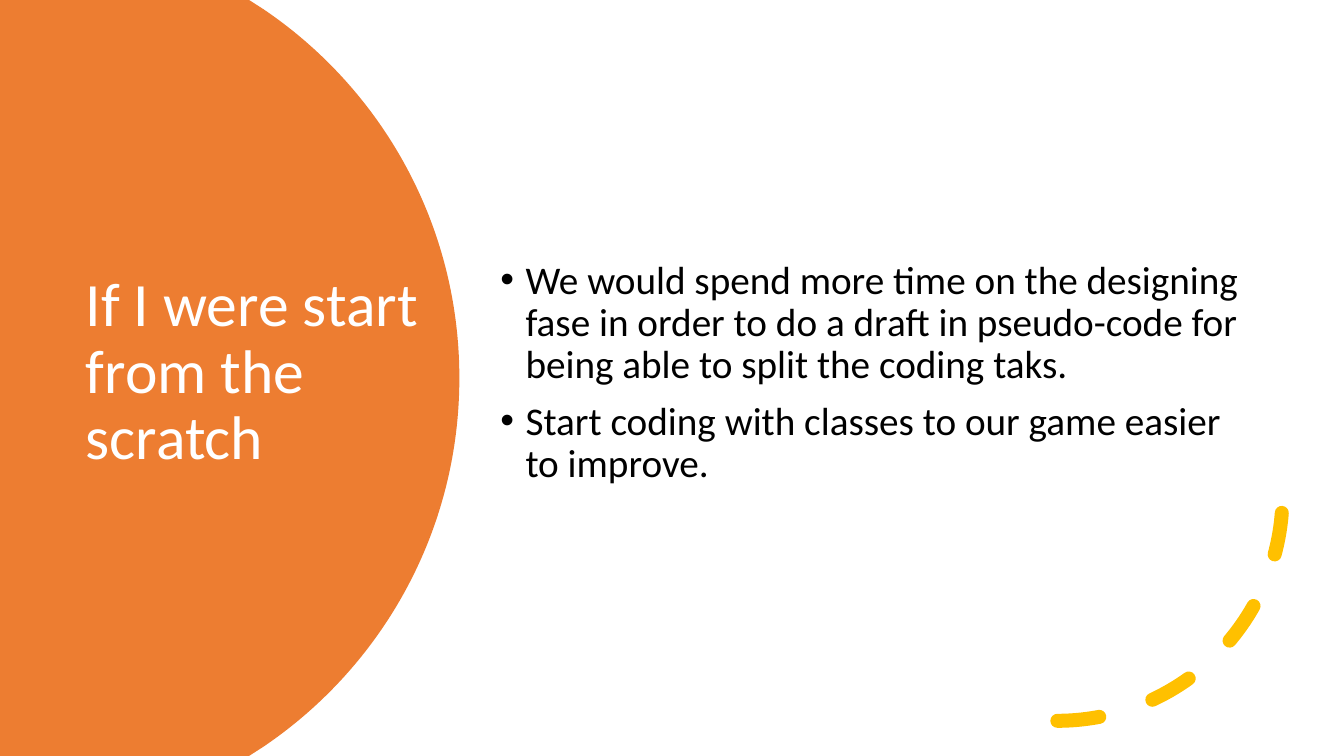
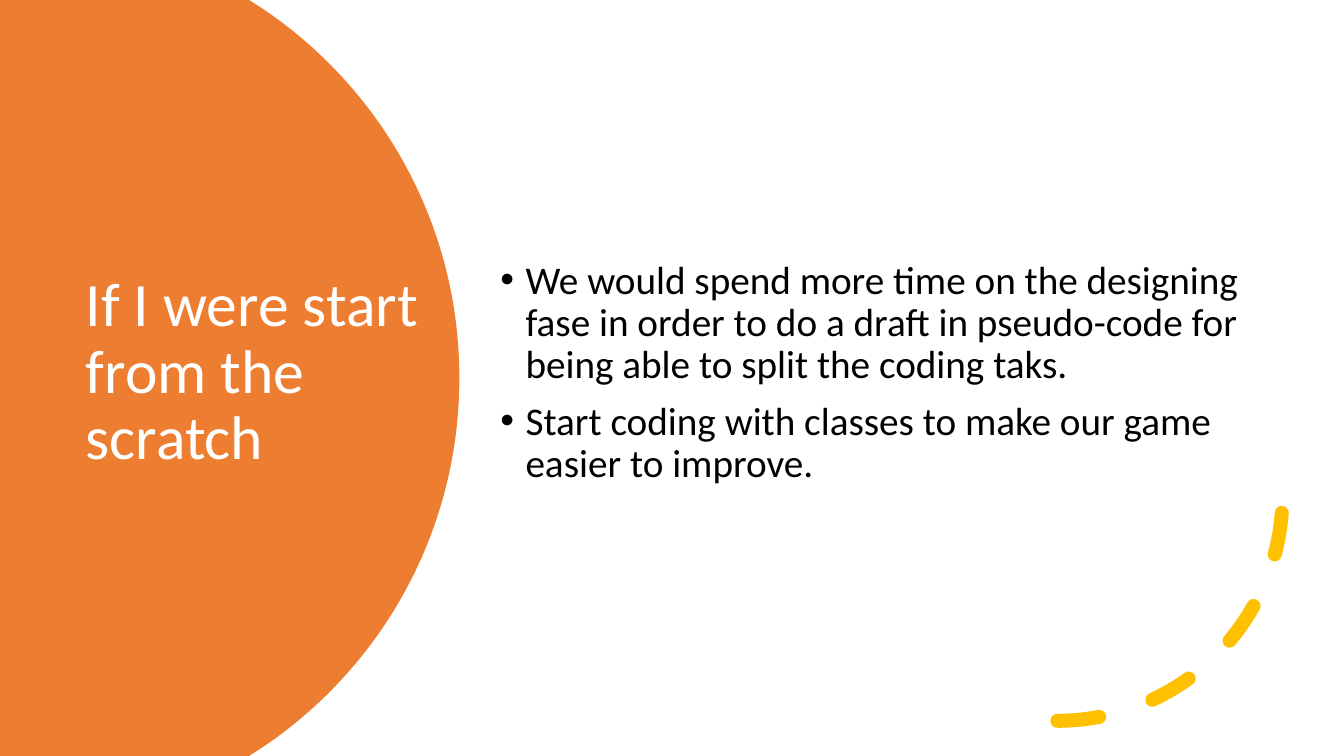
Before and after one commit to isra-st/Project-1-Game-Hangman-, a slide deck: slide 6 of Hangman.pptx. Drawn at 1344x756 pixels with LibreOffice and Linux fonts; fonts in the diff are those of the drawing. Boxes give left, top, right and bottom in pixels: in the first picture for what was removed or moved away, otherwise in the second. Text is boxed around its words. In the diff, an @@ line names an element or a change of style, - is before the commit and + after.

Commit message:
Updating pptx

```diff
--- a/Hangman.pptx
+++ b/Hangman.pptx
@@ text at [526,407,1211,484]: text changed @@
-• Start coding with classes to our game easier to improve.
+• Start coding with classes to make our game easier to improve.
```
